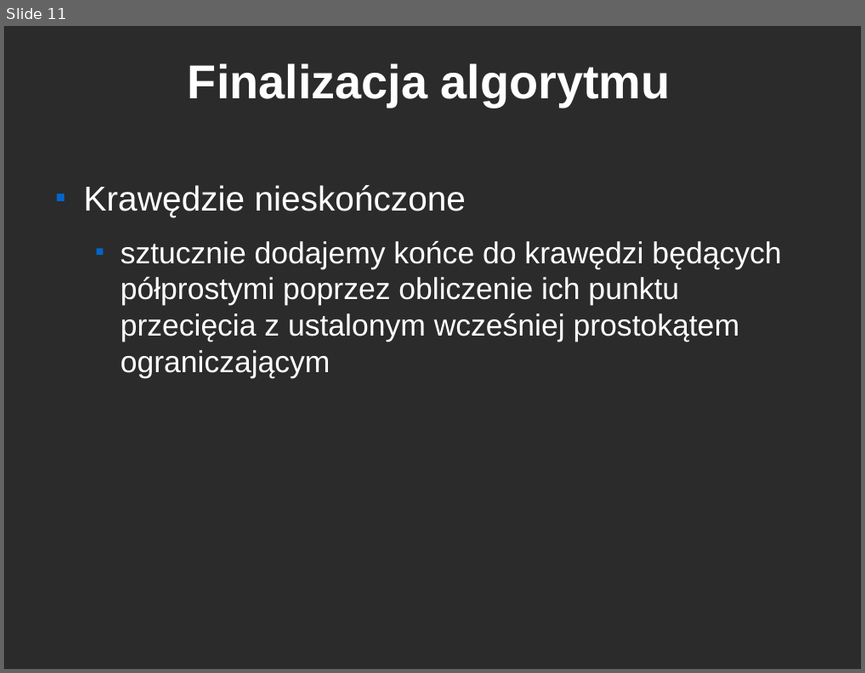
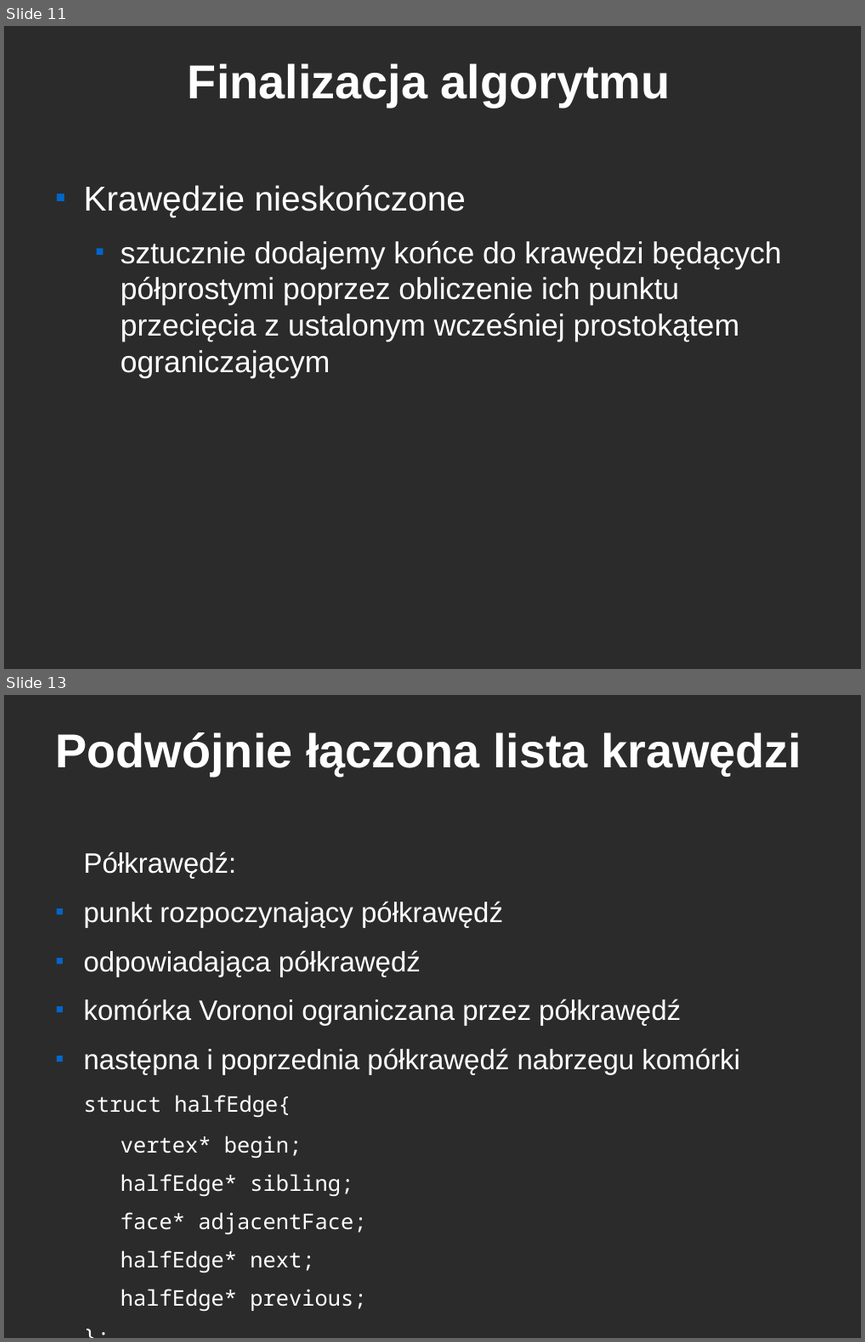
Before and after one commit to ghik/GO, a slide deck: fortune.odp. Shown one above the other, each under a label of ours: slide 11 before the commit, slides 11 and 13 after it; the slides between them are not shown. The pictures are 865x673 and 865x1342 pixels, drawn with LibreOffice and Linux fonts; fonts in the diff are those of the drawing; background and template pictures are left out; a plain dark background stands for a picture behind light text. Boxes give left, top, right and bottom in pixels: in the first picture for what was removed or moved away, otherwise in the second. Text is boxed around its words. In the diff, an @@ line names an element or a change of style, - is before the commit and + after.

Commit message:
voronoi in geomtest

```diff
--- a/fortune.odp
+++ b/fortune.odp
@@ slide 13 added at (4, 695, 861, 1338), background picture (left out) @@
@@ title added at (56, 732, 801, 776), 44 pt, text #FFFFFF, bold @@
+Podwójnie łączona lista krawędzi
@@ text added at (84, 851, 740, 1311), 26 pt, text #FFFFFF @@
+Półkrawędź:
+■ punkt rozpoczynający półkrawędź
+■ odpowiadająca półkrawędź
+■ komórka Voronoi ograniczana przez półkrawędź
+■ następna i poprzednia półkrawędź nabrzegu komórki
+struct halfEdge{
+  vertex* begin;
+  halfEdge* sibling;
+  face* adjacentFace;
+  halfEdge* next;
+  halfEdge* previous;
+};
```
Also in this commit, not shown: 1 slide changed, 6 other slides added, 4 other files.
